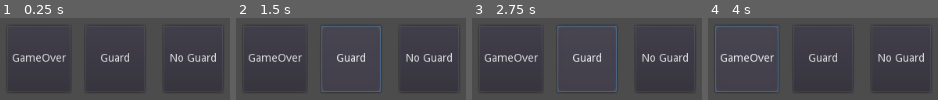
Above: before the commit, frames 1-4 (left to right).
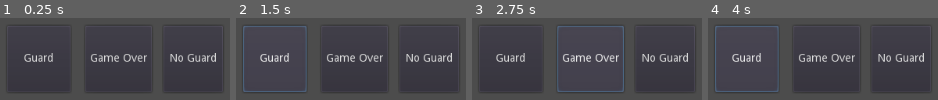
Above: after the commit, the same moments.

Repository: AniMerrill/Metempsychosis
Game: Godot game, scene res://audio/AudioModule.tscn
Two runs of this game, one before a commit and one after it. Both use one fixed random seed, a clock stepped at 60 frames per second and the inputs below. The project has no main scene, so this scene is started directly. Sound files missing from this copy of the repository are replaced by a short silence.
Inputs:
- Up to frame 1 (0.25 s): no input
- Up to frame 2 (1.5 s): click "GameOver" (after the commit: "Guard") at 0.5 s; click "Guard" at 1.25 s
- Up to frame 3 (2.75 s): click "Guard" (after the commit: "Game Over") at 2 s
- Up to frame 4 (4 s): click "No Guard" at 2.75 s; click "GameOver" (after the commit: "Guard") at 3.5 s

The runs differ from the first frame. In frame 1, 2.7% of the frame differs, in the area x 5-64%, y 42-54%; in frame 2, 5.5%, in the area x 3-64%, y 9-91%; in frame 3, 3.5%; in frame 4, 2.7%.
Error in both runs: Attempt to call function 'get_index' in base 'null instance' on a null instance. (res://addons/mixing-desk/music/mixing_desk_music.gd:151)

Commit message:
added basic buttons to test music

Diff:
--- a/audio/AudioModule.gd
+++ b/audio/AudioModule.gd
@@ -15,13 +15,19 @@
 		mdm.queue_bar_transition("GuardOnWatch")
 		print("queue guard")
 
+
+#guard appears
 func _on_Button_pressed():
-	mdm.queue_beat_transition("GuardOnWatch")
+	mdm.queue_bar_transition("GuardOnWatch")
 	print("queue guard")
 
+#Game over
 func _on_Button2_pressed():
-	pass # Replace with function body.
+	mdm.queue_bar_transition("GameOver")
+	print("queue game over")
 
 
+#Back to main loop
 func _on_Button3_pressed():
-	pass # Replace with function body.
+	mdm.queue_bar_transition("Exploration")
+	print("queue exploration")
--- a/audio/AudioModule.tscn
+++ b/audio/AudioModule.tscn
@@ -15,6 +15,7 @@
 __meta__ = {
 "_editor_icon": ExtResource( 3 )
 }
+play_mode = 1
 
 [node name="Exploration" parent="MixingDeskMusic" instance=ExtResource( 4 )]
 transition_beats = 1.0
@@ -39,14 +40,14 @@
 margin_top = 60.0
 margin_right = 121.0
 margin_bottom = 145.0
-text = "GameOver"
+text = "Guard"
 
 [node name="Button2" type="Button" parent="Buttons"]
 margin_left = 140.0
 margin_top = 60.0
 margin_right = 216.0
 margin_bottom = 145.0
-text = "Guard"
+text = "Game Over"
 
 [node name="Button3" type="Button" parent="Buttons"]
 margin_left = 240.0
